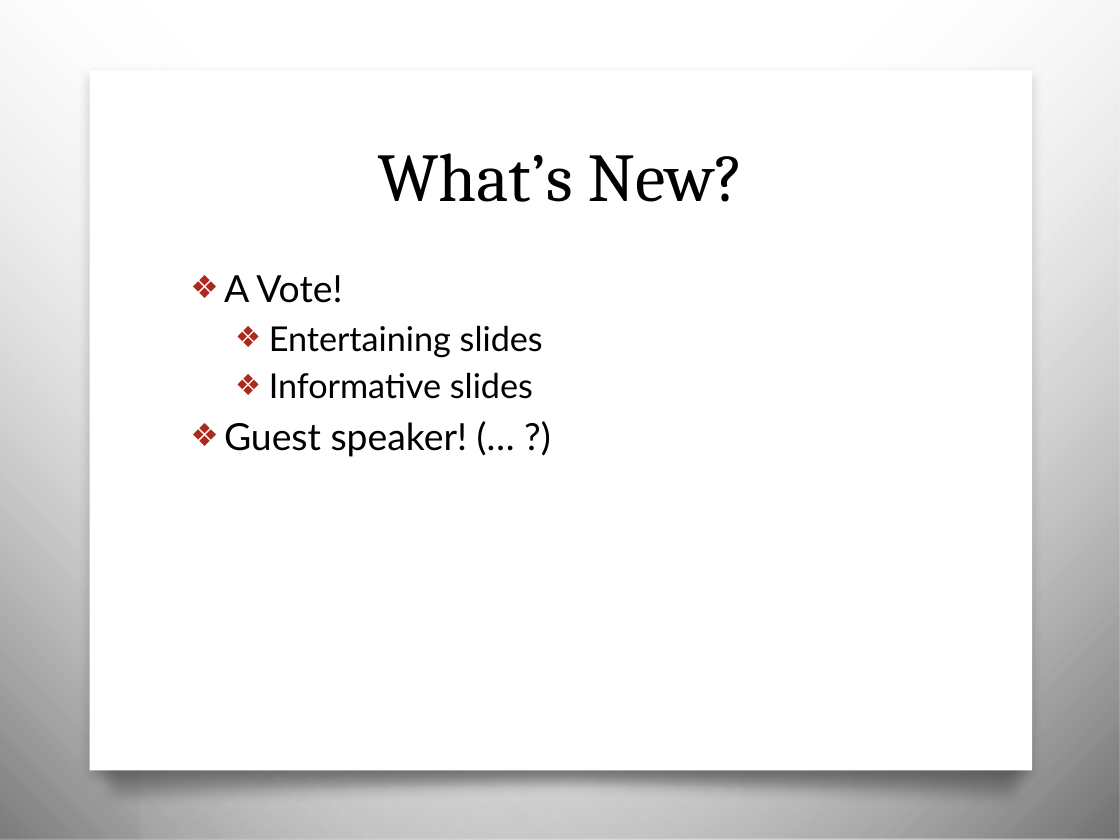
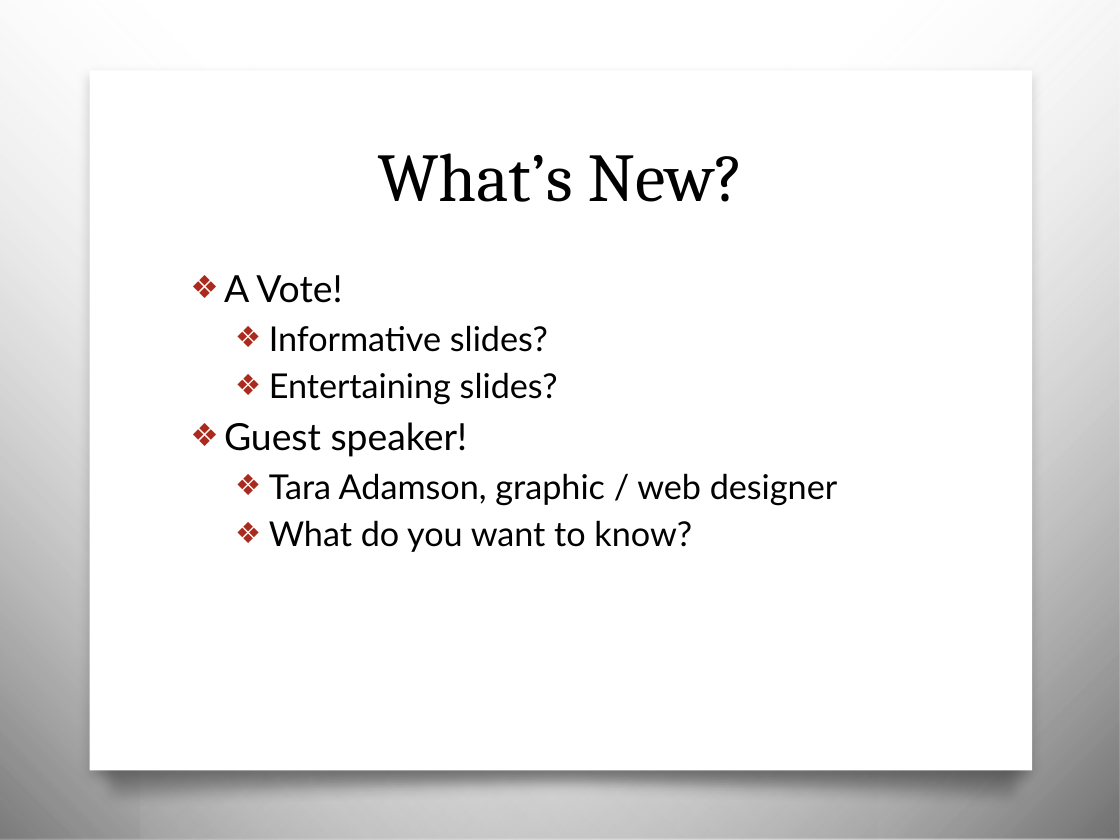
Before and after one commit to awayken/USF-ART329, a slide deck: slide 3 of slides/classeight/slides.pptx. Drawn at 1120x840 pixels with LibreOffice and Linux fonts; fonts in the diff are those of the drawing; background and template pictures are left out. Boxes give left, top, right and bottom in pixels: in the first picture for what was removed or moved away, otherwise in the second. Text is boxed around its words. In the diff, an @@ line names an element or a change of style, - is before the commit and + after.

```diff
--- a/slides/classeight/slides.pptx
+++ b/slides/classeight/slides.pptx
@@ text at box(224, 325, 837, 552): text changed @@
-  ❖ Entertaining slides
-  ❖ Informative slides
-❖ Guest speaker! (… ?)
+  ❖ Informative slides?
+  ❖ Entertaining slides?
+❖ Guest speaker!
+  ❖ Tara Adamson, graphic / web designer
+  ❖ What do you want to know?
```
Also in this commit, not shown: 1 other slide changed, 1 slide added.
